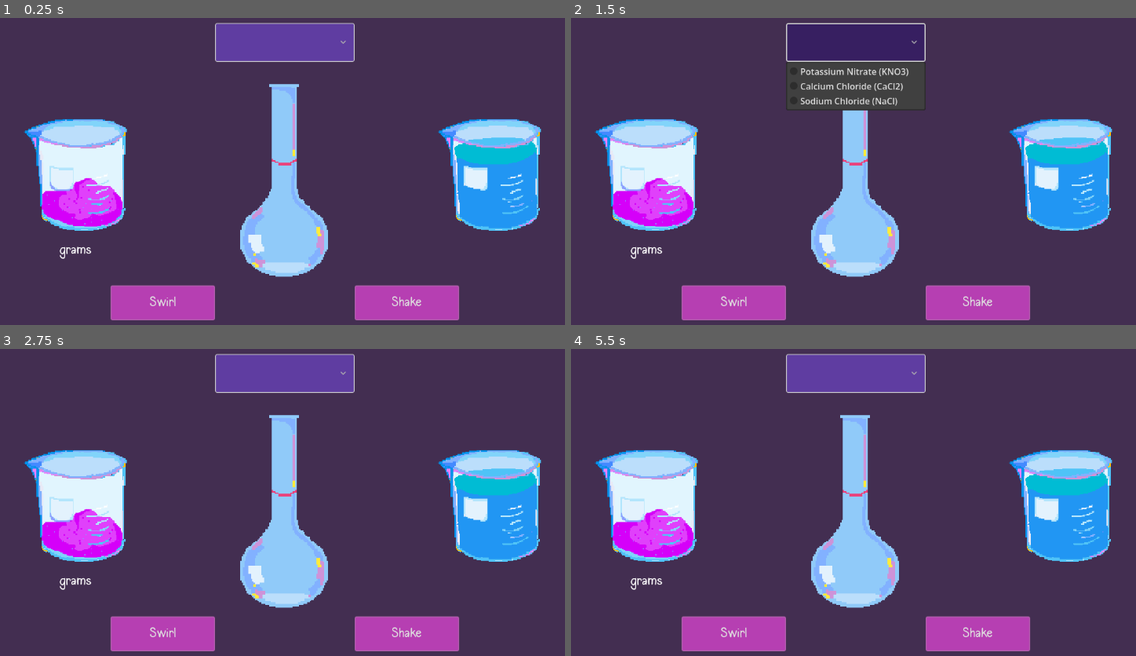
Above: before the commit, frames 1-4 (two rows, left to right).
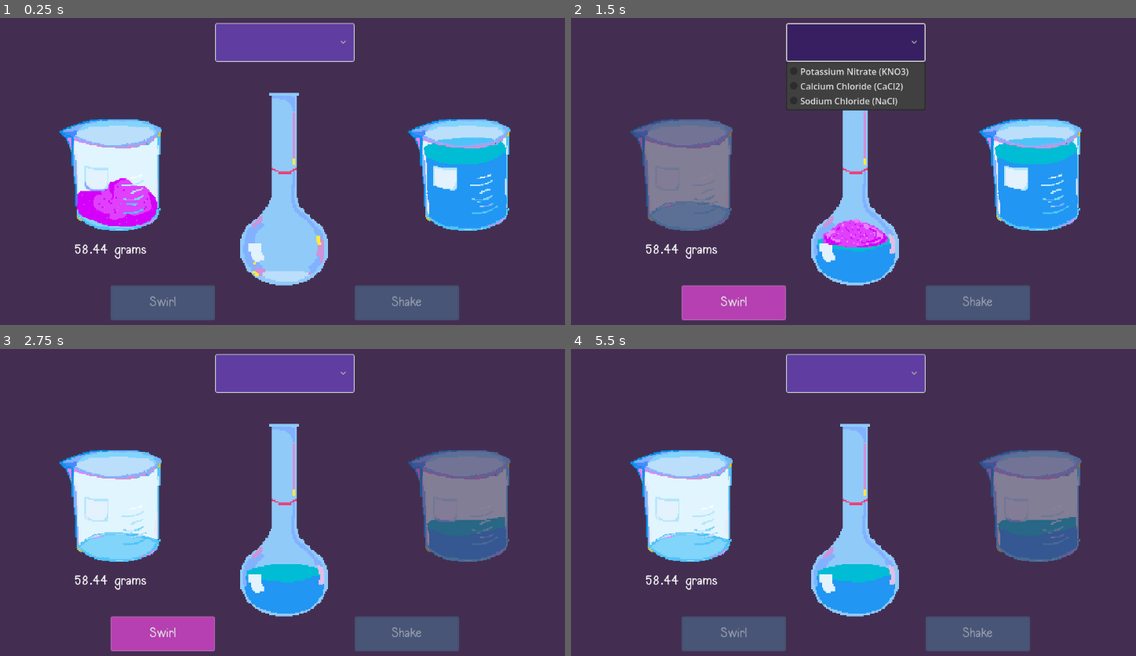
Above: after the commit, the same moments.

Repository: mairemare/making_moles
Game: Godot game, scene res://Scenes/dissolve.tscn
Same seed, same stepped clock (60 frames per second), same inputs: the game is played once before the commit and once after it. This scene is started directly instead of the project's main scene.
Inputs (mouse positions are in pixels of both pictures, inside the frame that each line leads up to; where the layout moved, square brackets give the same spot in the first picture):
- Up to frame 1 (0.25 s): no input
- Up to frame 2 (1.5 s): click (684, 162) [644, 162] at 0.5 s; click (853, 42) at 1.27 s
- Up to frame 3 (2.75 s): click (457, 493) [491, 493] at 2 s
- Up to frame 4 (5.5 s): click (977, 634) at 2.75 s, where only the run before the commit has a clickable "Shake"; click "Swirl" at 3.5 s; click (853, 373) at 4.27 s; tap Enter at 5 s; move the mouse to (994, 496) at 5.02 s; hold Right from 5.03 s (still down); tap Alt at 5.1 s; click (994, 496) at 5.17 s

The runs differ from the first frame. In frame 1, 18% of the frame differs, in the area x 4-96%, y 21-99%; in frame 2, 18%; in frame 3, 19%; in frame 4, 21%.

Commit message:
dissolve code started

Diff:
--- /dev/null
+++ b/making-moles/Scenes/dissolve.gd
@@ -0,0 +1,56 @@
+extends Node2D
+
+
+# Called when the node enters the scene tree for the first time.
+func _ready() -> void:
+	$Swirl.disabled = true
+	$Shake.disabled = true
+	if Global.grams == 0:
+		$solid_beaker.icon = load("res://Assets/Beakers/empty beaker.png")
+		$solid_beaker.disabled = true
+
+
+# Called every frame. 'delta' is the elapsed time since the previous frame.
+func _process(_delta: float) -> void:
+	$solid.text = str(Global.grams) + " grams"
+
+
+func _on_solid_beaker_pressed() -> void:
+	$volumetric_flask.texture = load("res://Assets/Volumetric Flask/solid_added.png")
+	$solid_beaker.icon = load("res://Assets/Beakers/empty beaker.png")
+	$solid_beaker.disabled = true
+	$Swirl.disabled = false
+
+func _on_water_beaker_pressed() -> void:
+	$volumetric_flask.texture = load("res://Assets/Volumetric Flask/half_water.png")
+	$water_beaker.icon = load("res://Assets/Beakers/half_fullbeaker.png")
+	$water_beaker.disabled = true
+	$solid_beaker.disabled = false
+
+	if $Swirl.button_pressed == true:
+		$volumetric_flask.texture = load("res://Assets/Volumetric Flask/full_water.png")
+		$water_beaker.icon = load("res://Assets/Beakers/empty beaker.png")
+		$water_beaker.disabled = true
+		$Shake.disabled = false
+
+
+
+func _on_swirl_pressed() -> void:
+	$swirl_animation.visible = true
+	$swirl_animation.play("swirl")
+	$volumetric_flask.visible = false
+	$volumetric_flask.texture = load("res://Assets/Volumetric Flask/after_swirl.png")
+	if $swirl_animation.animation_finished:
+		$swirl_animation.visible = false
+		$water_beaker.disabled = false
+		$volumetric_flask.visible = true
+		$Swirl.disabled = true
+
+func _on_shake_pressed() -> void:
+	$volumetric_flask.visible = false
+	$volumetric_flask.texture = load("res://Assets/Volumetric Flask/after_shake.png")
+	$shake_animation.visible = true
+	$shake_animation.play("shake")
+	if $shake_animation.animation_finished:
+		$shake_animation.visible = false
+		$volumetric_flask.visible = true
--- a/making-moles/Scenes/dissolve.tscn
+++ b/making-moles/Scenes/dissolve.tscn
@@ -1,9 +1,249 @@
 [gd_scene format=3 uid="uid://idgesfwrquwq"]
 
 [ext_resource type="Texture2D" uid="uid://bsnrqs5gbky61" path="res://Assets/Beakers/heavybeaker.png" id="1_0ra42"]
-[ext_resource type="Texture2D" uid="uid://b4ut7gd7qcv3f" path="res://Assets/Beakers/pixil-frame-0-38.png" id="2_8x8gh"]
+[ext_resource type="Script" uid="uid://dlbu7cpq5wdg" path="res://Scenes/dissolve.gd" id="1_6563e"]
+[ext_resource type="Texture2D" uid="uid://b4ut7gd7qcv3f" path="res://Assets/Beakers/full_beaker.png" id="2_8x8gh"]
 [ext_resource type="FontFile" uid="uid://bsb1yfcus3e1l" path="res://Assets/Fonts/Halogen.ttf" id="2_ydcy6"]
+[ext_resource type="Texture2D" uid="uid://b6o81s7dank31" path="res://Assets/Volumetric Flask/shaking.png" id="3_sbj1n"]
 [ext_resource type="Texture2D" uid="uid://xgqxeo1tq8nq" path="res://Assets/Volumetric Flask/empty_flask.png" id="4_h52d7"]
+[ext_resource type="Texture2D" uid="uid://dpgosmjrqf38q" path="res://Assets/Volumetric Flask/swirl.png" id="4_iidu4"]
+
+[sub_resource type="AtlasTexture" id="AtlasTexture_6mjrh"]
+atlas = ExtResource("3_sbj1n")
+region = Rect2(0, 0, 160, 160)
+
+[sub_resource type="AtlasTexture" id="AtlasTexture_ljxde"]
+atlas = ExtResource("3_sbj1n")
+region = Rect2(160, 0, 160, 160)
+
+[sub_resource type="AtlasTexture" id="AtlasTexture_5myqn"]
+atlas = ExtResource("3_sbj1n")
+region = Rect2(320, 0, 160, 160)
+
+[sub_resource type="AtlasTexture" id="AtlasTexture_u2wrc"]
+atlas = ExtResource("3_sbj1n")
+region = Rect2(480, 0, 160, 160)
+
+[sub_resource type="AtlasTexture" id="AtlasTexture_u6cyv"]
+atlas = ExtResource("3_sbj1n")
+region = Rect2(640, 0, 160, 160)
+
+[sub_resource type="AtlasTexture" id="AtlasTexture_5jfs1"]
+atlas = ExtResource("3_sbj1n")
+region = Rect2(800, 0, 160, 160)
+
+[sub_resource type="AtlasTexture" id="AtlasTexture_4rnrs"]
+atlas = ExtResource("3_sbj1n")
+region = Rect2(960, 0, 160, 160)
+
+[sub_resource type="AtlasTexture" id="AtlasTexture_u7e2f"]
+atlas = ExtResource("3_sbj1n")
+region = Rect2(1120, 0, 160, 160)
+
+[sub_resource type="AtlasTexture" id="AtlasTexture_73soe"]
+atlas = ExtResource("3_sbj1n")
+region = Rect2(1280, 0, 160, 160)
+
+[sub_resource type="AtlasTexture" id="AtlasTexture_tvcw1"]
+atlas = ExtResource("3_sbj1n")
+region = Rect2(1440, 0, 160, 160)
+
+[sub_resource type="AtlasTexture" id="AtlasTexture_anjkc"]
+atlas = ExtResource("3_sbj1n")
+region = Rect2(1600, 0, 160, 160)
+
+[sub_resource type="AtlasTexture" id="AtlasTexture_13dww"]
+atlas = ExtResource("3_sbj1n")
+region = Rect2(1760, 0, 160, 160)
+
+[sub_resource type="AtlasTexture" id="AtlasTexture_tgi24"]
+atlas = ExtResource("3_sbj1n")
+region = Rect2(1920, 0, 160, 160)
+
+[sub_resource type="AtlasTexture" id="AtlasTexture_nkr0n"]
+atlas = ExtResource("3_sbj1n")
+region = Rect2(2080, 0, 160, 160)
+
+[sub_resource type="AtlasTexture" id="AtlasTexture_b2hqv"]
+atlas = ExtResource("3_sbj1n")
+region = Rect2(2240, 0, 160, 160)
+
+[sub_resource type="AtlasTexture" id="AtlasTexture_8q4ui"]
+atlas = ExtResource("4_iidu4")
+region = Rect2(0, 0, 160, 160)
+
+[sub_resource type="AtlasTexture" id="AtlasTexture_n47s1"]
+atlas = ExtResource("4_iidu4")
+region = Rect2(160, 0, 160, 160)
+
+[sub_resource type="AtlasTexture" id="AtlasTexture_tqw1x"]
+atlas = ExtResource("4_iidu4")
+region = Rect2(320, 0, 160, 160)
+
+[sub_resource type="AtlasTexture" id="AtlasTexture_x7ebs"]
+atlas = ExtResource("4_iidu4")
+region = Rect2(480, 0, 160, 160)
+
+[sub_resource type="AtlasTexture" id="AtlasTexture_ifx8x"]
+atlas = ExtResource("4_iidu4")
+region = Rect2(640, 0, 160, 160)
+
+[sub_resource type="AtlasTexture" id="AtlasTexture_cex12"]
+atlas = ExtResource("4_iidu4")
+region = Rect2(800, 0, 160, 160)
+
+[sub_resource type="AtlasTexture" id="AtlasTexture_dtv3q"]
+atlas = ExtResource("4_iidu4")
+region = Rect2(960, 0, 160, 160)
+
+[sub_resource type="AtlasTexture" id="AtlasTexture_lb2my"]
+atlas = ExtResource("4_iidu4")
+region = Rect2(1120, 0, 160, 160)
+
+[sub_resource type="AtlasTexture" id="AtlasTexture_ud7jq"]
+atlas = ExtResource("4_iidu4")
+region = Rect2(1280, 0, 160, 160)
+
+[sub_resource type="AtlasTexture" id="AtlasTexture_vtue7"]
+atlas = ExtResource("4_iidu4")
+region = Rect2(1440, 0, 160, 160)
+
+[sub_resource type="SpriteFrames" id="SpriteFrames_fycrg"]
+animations = [{
+"frames": [{
+"duration": 1.0,
+"texture": SubResource("AtlasTexture_6mjrh")
+}, {
+"duration": 1.0,
+"texture": SubResource("AtlasTexture_ljxde")
+}, {
+"duration": 1.0,
+"texture": SubResource("AtlasTexture_5myqn")
+}, {
+"duration": 1.0,
+"texture": SubResource("AtlasTexture_u2wrc")
+}, {
+"duration": 1.0,
+"texture": SubResource("AtlasTexture_u6cyv")
+}, {
+"duration": 1.0,
+"texture": SubResource("AtlasTexture_5jfs1")
+}, {
+"duration": 1.0,
+"texture": SubResource("AtlasTexture_4rnrs")
+}, {
+"duration": 1.0,
+"texture": SubResource("AtlasTexture_u7e2f")
+}, {
+"duration": 1.0,
+"texture": SubResource("AtlasTexture_73soe")
+}, {
+"duration": 1.0,
+"texture": SubResource("AtlasTexture_tvcw1")
+}, {
+"duration": 1.0,
+"texture": SubResource("AtlasTexture_anjkc")
+}, {
+"duration": 1.0,
+"texture": SubResource("AtlasTexture_13dww")
+}, {
+"duration": 1.0,
+"texture": SubResource("AtlasTexture_tgi24")
+}, {
+"duration": 1.0,
+"texture": SubResource("AtlasTexture_nkr0n")
+}, {
+"duration": 1.0,
+"texture": SubResource("AtlasTexture_b2hqv")
+}],
+"loop": 0,
+"name": &"shake",
+"speed": 5.0
+}, {
+"frames": [{
+"duration": 1.0,
+"texture": SubResource("AtlasTexture_8q4ui")
+}, {
+"duration": 1.0,
+"texture": SubResource("AtlasTexture_n47s1")
+}, {
+"duration": 1.0,
+"texture": SubResource("AtlasTexture_tqw1x")
+}, {
+"duration": 1.0,
+"texture": SubResource("AtlasTexture_x7ebs")
+}, {
+"duration": 1.0,
+"texture": SubResource("AtlasTexture_ifx8x")
+}, {
+"duration": 1.0,
+"texture": SubResource("AtlasTexture_cex12")
+}, {
+"duration": 1.0,
+"texture": SubResource("AtlasTexture_dtv3q")
+}, {
+"duration": 1.0,
+"texture": SubResource("AtlasTexture_lb2my")
+}, {
+"duration": 1.0,
+"texture": SubResource("AtlasTexture_ud7jq")
+}, {
+"duration": 1.0,
+"texture": SubResource("AtlasTexture_vtue7")
+}],
+"loop": 0,
+"name": &"swirl",
+"speed": 5.0
+}]
+
+[sub_resource type="StyleBoxFlat" id="StyleBoxFlat_6l3b5"]
+content_margin_left = 8.0
+content_margin_top = 4.0
+content_margin_right = 8.0
+content_margin_bottom = 4.0
+bg_color = Color(0.37187055, 0.2400937, 0.63105136, 1)
+border_width_left = 2
+border_width_top = 2
+border_width_right = 2
+border_width_bottom = 2
+border_blend = true
+corner_radius_top_left = 3
+corner_radius_top_right = 3
+corner_radius_bottom_right = 3
+corner_radius_bottom_left = 3
+corner_detail = 5
+
+[sub_resource type="StyleBoxFlat" id="StyleBoxFlat_kdrkx"]
+content_margin_left = 8.0
+content_margin_top = 4.0
+content_margin_right = 8.0
+content_margin_bottom = 4.0
+bg_color = Color(0.21508199, 0.12315822, 0.38109186, 1)
+border_width_left = 2
+border_width_top = 2
+border_width_right = 2
+border_width_bottom = 2
+corner_radius_top_left = 3
+corner_radius_top_right = 3
+corner_radius_bottom_right = 3
+corner_radius_bottom_left = 3
+corner_detail = 5
+
+[sub_resource type="StyleBoxFlat" id="StyleBoxFlat_nh16s"]
+content_margin_left = 8.0
+content_margin_top = 4.0
+content_margin_right = 8.0
+content_margin_bottom = 4.0
+bg_color = Color(0.18631536, 0.34409294, 0.5311358, 1)
+border_width_left = 2
+border_width_top = 2
+border_width_right = 2
+border_width_bottom = 2
+corner_radius_top_left = 3
+corner_radius_top_right = 3
+corner_radius_bottom_right = 3
+corner_radius_bottom_left = 3
+corner_detail = 5
 
 [sub_resource type="StyleBoxFlat" id="StyleBoxFlat_ydcy6"]
 content_margin_left = 4.0
@@ -114,56 +354,8 @@
 corner_radius_bottom_left = 3
 corner_detail = 5
 
-[sub_resource type="StyleBoxFlat" id="StyleBoxFlat_6l3b5"]
-content_margin_left = 8.0
-content_margin_top = 4.0
-content_margin_right = 8.0
-content_margin_bottom = 4.0
-bg_color = Color(0.37187055, 0.2400937, 0.63105136, 1)
-border_width_left = 2
-border_width_top = 2
-border_width_right = 2
-border_width_bottom = 2
-border_blend = true
-corner_radius_top_left = 3
-corner_radius_top_right = 3
-corner_radius_bottom_right = 3
-corner_radius_bottom_left = 3
-corner_detail = 5
-
-[sub_resource type="StyleBoxFlat" id="StyleBoxFlat_kdrkx"]
-content_margin_left = 8.0
-content_margin_top = 4.0
-content_margin_right = 8.0
-content_margin_bottom = 4.0
-bg_color = Color(0.21508199, 0.12315822, 0.38109186, 1)
-border_width_left = 2
-border_width_top = 2
-border_width_right = 2
-border_width_bottom = 2
-corner_radius_top_left = 3
-corner_radius_top_right = 3
-corner_radius_bottom_right = 3
-corner_radius_bottom_left = 3
-corner_detail = 5
-
-[sub_resource type="StyleBoxFlat" id="StyleBoxFlat_nh16s"]
-content_margin_left = 8.0
-content_margin_top = 4.0
-content_margin_right = 8.0
-content_margin_bottom = 4.0
-bg_color = Color(0.18631536, 0.34409294, 0.5311358, 1)
-border_width_left = 2
-border_width_top = 2
-border_width_right = 2
-border_width_bottom = 2
-corner_radius_top_left = 3
-corner_radius_top_right = 3
-corner_radius_bottom_right = 3
-corner_radius_bottom_left = 3
-corner_detail = 5
-
 [node name="Node2D" type="Node2D" unique_id=286947295]
+script = ExtResource("1_6563e")
 
 [node name="ColorRect" type="ColorRect" parent="." unique_id=1448625603]
 offset_right = 1152.0
@@ -171,68 +363,39 @@
 color = Color(0.2627451, 0.18039216, 0.31764707, 1)
 metadata/_edit_lock_ = true
 
-[node name="solid_beaker" type="Button" parent="." unique_id=1851514107]
+[node name="volumetric_flask" type="TextureRect" parent="." unique_id=393924257]
 texture_filter = 1
-offset_left = 64.0
-offset_top = 160.0
-offset_right = 319.0
-offset_bottom = 417.0
-tooltip_text = "Use mass of solid"
-theme_override_styles/normal = SubResource("StyleBoxFlat_ydcy6")
-theme_override_styles/pressed = SubResource("StyleBoxFlat_8x8gh")
-theme_override_styles/hover = SubResource("StyleBoxFlat_h52d7")
-theme_override_styles/disabled = SubResource("StyleBoxFlat_6563e")
-icon = ExtResource("1_0ra42")
-icon_alignment = 1
-expand_icon = true
-metadata/_edit_use_anchors_ = true
-
-[node name="water_beaker" type="Button" parent="." unique_id=1873744450]
+offset_left = 384.0
+offset_top = 128.0
+offset_right = 768.0
+offset_bottom = 512.0
+tooltip_text = "Volumetric Flask - used to hold a precise volume."
+texture = ExtResource("4_h52d7")
+
+[node name="swirl_animation" type="AnimatedSprite2D" parent="." unique_id=1881665855]
+visible = false
 texture_filter = 1
-offset_left = 824.0
-offset_top = 160.0
-offset_right = 1079.0
-offset_bottom = 417.0
-tooltip_text = "Add distilled water"
-theme_override_styles/normal = SubResource("StyleBoxFlat_ydcy6")
-theme_override_styles/pressed = SubResource("StyleBoxFlat_8x8gh")
-theme_override_styles/hover = SubResource("StyleBoxFlat_h52d7")
-theme_override_styles/disabled = SubResource("StyleBoxFlat_6563e")
-icon = ExtResource("2_8x8gh")
-icon_alignment = 1
-expand_icon = true
-
-[node name="Shake" type="Button" parent="." unique_id=481287222]
-offset_left = 704.0
-offset_top = 512.0
-offset_right = 896.0
-offset_bottom = 576.0
-theme_override_fonts/font = ExtResource("2_ydcy6")
-theme_override_font_sizes/font_size = 24
-theme_override_styles/normal = SubResource("StyleBoxFlat_h8wax")
-theme_override_styles/pressed = SubResource("StyleBoxFlat_4cbj7")
-theme_override_styles/hover = SubResource("StyleBoxFlat_6lcbl")
-theme_override_styles/disabled = SubResource("StyleBoxFlat_1prtp")
-text = "Shake"
-
-[node name="Swirl" type="Button" parent="." unique_id=390110718]
-offset_left = 256.0
-offset_top = 512.0
-offset_right = 448.0
-offset_bottom = 576.0
-theme_override_fonts/font = ExtResource("2_ydcy6")
-theme_override_font_sizes/font_size = 24
-theme_override_styles/normal = SubResource("StyleBoxFlat_h8wax")
-theme_override_styles/pressed = SubResource("StyleBoxFlat_4cbj7")
-theme_override_styles/hover = SubResource("StyleBoxFlat_6lcbl")
-theme_override_styles/disabled = SubResource("StyleBoxFlat_1prtp")
-text = "Swirl"
-
-[node name="OptionButton" type="OptionButton" parent="." unique_id=1640994045]
+position = Vector2(576, 320)
+scale = Vector2(2.4, 2.4)
+sprite_frames = SubResource("SpriteFrames_fycrg")
+animation = &"swirl"
+
+[node name="shake_animation" type="AnimatedSprite2D" parent="." unique_id=1262288326]
+visible = false
+texture_filter = 1
+position = Vector2(576, 320)
+scale = Vector2(2.4, 2.4)
+sprite_frames = SubResource("SpriteFrames_fycrg")
+animation = &"shake"
+frame = 14
+frame_progress = 1.0
+
+[node name="select_compound" type="OptionButton" parent="." unique_id=1640994045]
 offset_left = 448.0
 offset_top = 31.0
 offset_right = 704.0
 offset_bottom = 102.0
+mouse_default_cursor_shape = 2
 theme_override_constants/h_separation = 7
 theme_override_fonts/font = ExtResource("2_ydcy6")
 theme_override_styles/normal = SubResource("StyleBoxFlat_6l3b5")
@@ -249,10 +412,10 @@
 popup/item_2/text = "Sodium Chloride (NaCl)"
 popup/item_2/id = 2
 
-[node name="RichTextLabel" type="RichTextLabel" parent="." unique_id=1879022987]
-offset_left = 64.0
+[node name="solid" type="RichTextLabel" parent="." unique_id=1879022987]
+offset_left = 128.0
 offset_top = 416.0
-offset_right = 319.0
+offset_right = 383.0
 offset_bottom = 480.0
 theme_override_fonts/normal_font = ExtResource("2_ydcy6")
 theme_override_font_sizes/normal_font_size = 24
@@ -262,13 +425,68 @@
 vertical_alignment = 1
 metadata/_edit_use_anchors_ = true
 
-[node name="volumetric_flask" type="TextureRect" parent="." unique_id=393924257]
+[node name="solid_beaker" type="Button" parent="." unique_id=1851514107]
 texture_filter = 1
-offset_left = 384.0
-offset_top = 112.0
-offset_right = 768.0
-offset_bottom = 496.0
-texture = ExtResource("4_h52d7")
-
-[node name="AnimationPlayer" type="AnimationTree" parent="volumetric_flask" unique_id=1453789161]
-root_node = NodePath("../..")
+offset_left = 128.0
+offset_top = 160.0
+offset_right = 383.0
+offset_bottom = 417.0
+tooltip_text = "Use mass of solid"
+mouse_default_cursor_shape = 2
+theme_override_styles/normal = SubResource("StyleBoxFlat_ydcy6")
+theme_override_styles/pressed = SubResource("StyleBoxFlat_8x8gh")
+theme_override_styles/hover = SubResource("StyleBoxFlat_h52d7")
+theme_override_styles/disabled = SubResource("StyleBoxFlat_6563e")
+icon = ExtResource("1_0ra42")
+icon_alignment = 1
+expand_icon = true
+metadata/_edit_use_anchors_ = true
+
+[node name="water_beaker" type="Button" parent="." unique_id=1873744450]
+texture_filter = 1
+offset_left = 768.0
+offset_top = 160.0
+offset_right = 1023.0
+offset_bottom = 417.0
+tooltip_text = "Add distilled water"
+mouse_default_cursor_shape = 2
+theme_override_styles/normal = SubResource("StyleBoxFlat_ydcy6")
+theme_override_styles/pressed = SubResource("StyleBoxFlat_8x8gh")
+theme_override_styles/hover = SubResource("StyleBoxFlat_h52d7")
+theme_override_styles/disabled = SubResource("StyleBoxFlat_6563e")
+icon = ExtResource("2_8x8gh")
+icon_alignment = 1
+expand_icon = true
+
+[node name="Shake" type="Button" parent="." unique_id=481287222]
+offset_left = 704.0
+offset_top = 512.0
+offset_right = 896.0
+offset_bottom = 576.0
+mouse_default_cursor_shape = 2
+theme_override_fonts/font = ExtResource("2_ydcy6")
+theme_override_font_sizes/font_size = 24
+theme_override_styles/normal = SubResource("StyleBoxFlat_h8wax")
+theme_override_styles/pressed = SubResource("StyleBoxFlat_4cbj7")
+theme_override_styles/hover = SubResource("StyleBoxFlat_6lcbl")
+theme_override_styles/disabled = SubResource("StyleBoxFlat_1prtp")
+text = "Shake"
+
+[node name="Swirl" type="Button" parent="." unique_id=390110718]
+offset_left = 256.0
+offset_top = 512.0
+offset_right = 448.0
+offset_bottom = 576.0
+mouse_default_cursor_shape = 2
+theme_override_fonts/font = ExtResource("2_ydcy6")
+theme_override_font_sizes/font_size = 24
+theme_override_styles/normal = SubResource("StyleBoxFlat_h8wax")
+theme_override_styles/pressed = SubResource("StyleBoxFlat_4cbj7")
+theme_override_styles/hover = SubResource("StyleBoxFlat_6lcbl")
+theme_override_styles/disabled = SubResource("StyleBoxFlat_1prtp")
+text = "Swirl"
+
+[connection signal="pressed" from="solid_beaker" to="." method="_on_solid_beaker_pressed"]
+[connection signal="pressed" from="water_beaker" to="." method="_on_water_beaker_pressed"]
+[connection signal="pressed" from="Shake" to="." method="_on_shake_pressed"]
+[connection signal="pressed" from="Swirl" to="." method="_on_swirl_pressed"]
--- a/making-moles/Scenes/molestograms.gd
+++ b/making-moles/Scenes/molestograms.gd
@@ -53,6 +53,7 @@
 		$molesbeaker.texture = load("res://Assets/Beakers/empty beaker.png")
 		$gramsbeaker.texture = load("res://Assets/Beakers/empty beaker.png")
 
+
 	#equation for getting the answer (see option button script)
 	answer = (Global.element) * (moles_added)
 	$grams.text = str(answer) + " grams"
--- a/making-moles/Scripts/global.gd
+++ b/making-moles/Scripts/global.gd
@@ -3,7 +3,7 @@
 #stuff
 var player_point = 0
 var lives = 3
-var grams = 0
+var grams = 58.44
 
 #conversions
 #element
Binary file changed: making-moles/Assets/Beakers/full_beaker.png
Not shown, changed: making-moles/Assets/Beakers/full_beaker.png.import
Binary file changed: making-moles/Assets/Beakers/half_fullbeaker.png
Not shown, changed: making-moles/Assets/Beakers/half_fullbeaker.png.import
Binary file removed: making-moles/Assets/Beakers/pixil-frame-0-38.png
Not shown, removed: making-moles/Assets/Beakers/pixil-frame-0-38.png.import
Binary file removed: making-moles/Assets/Beakers/pixil-frame-0-39.png
Not shown, removed: making-moles/Assets/Beakers/pixil-frame-0-39.png.import
Not shown, added: making-moles/Scenes/dissolve.gd.uid
